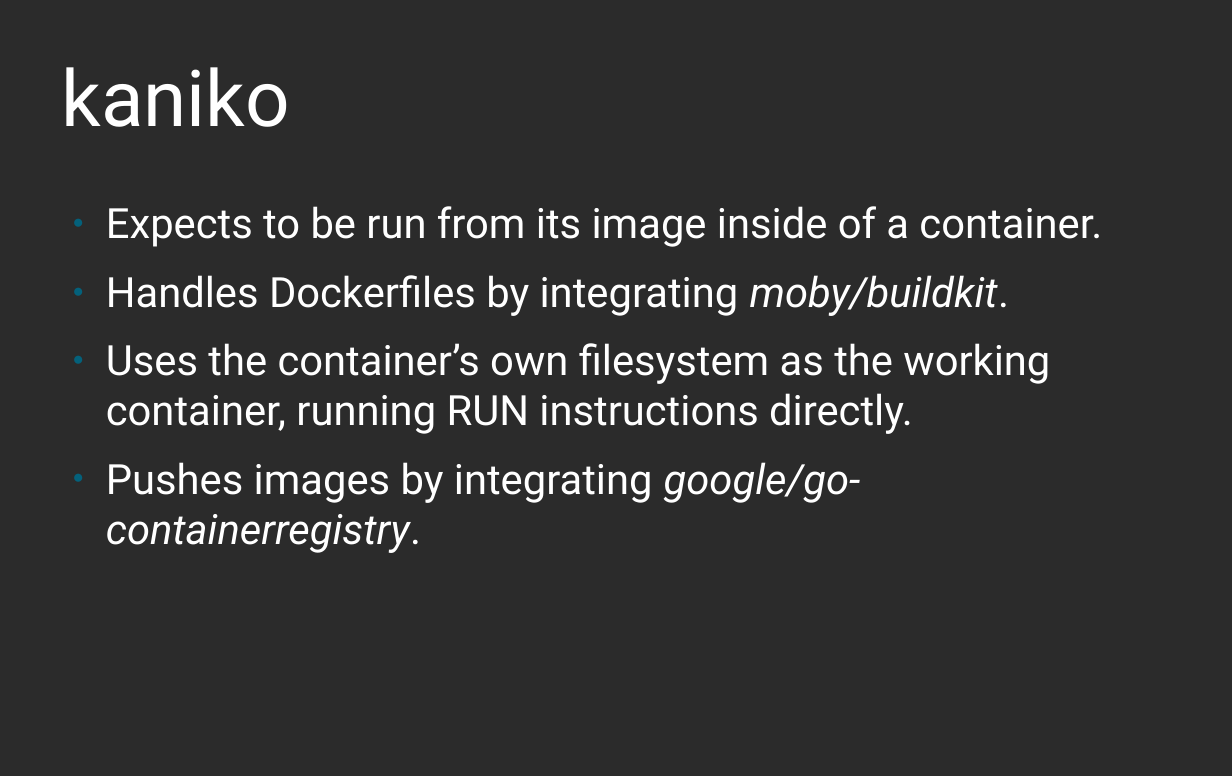
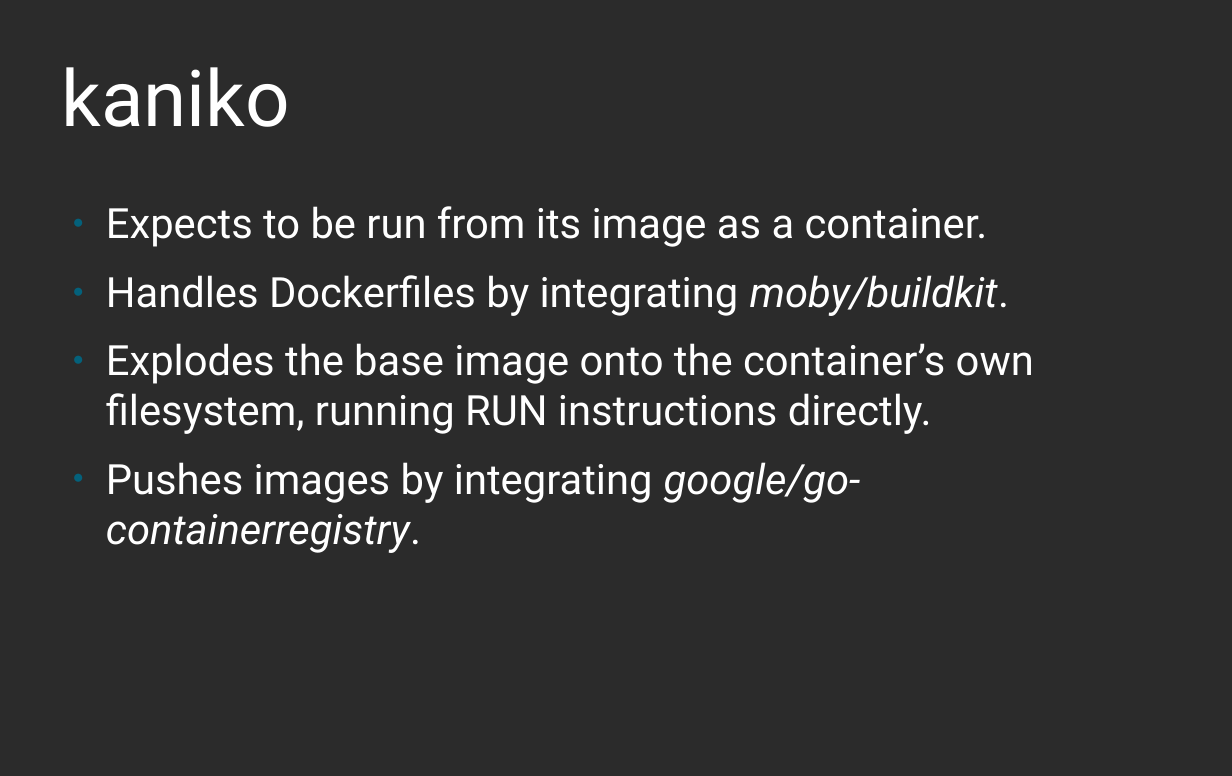
Before and after one commit to nalind/devconf.us-2018, a slide deck: slide 34 of images.odp (slide 32 before the commit). Drawn at 1232x776 pixels with LibreOffice and Linux fonts; fonts in the diff are those of the drawing; background and template pictures are left out; a plain dark background stands for a picture behind light text. Boxes give left, top, right and bottom in pixels: in the first picture for what was removed or moved away, otherwise in the second. Text is boxed around its words. In the diff, an @@ line names an element or a change of style, - is before the commit and + after.

```diff
--- a/images.odp
+++ b/images.odp
@@ text at <box>106,206,988,247</box>: text changed @@
-● Expects to be run from its image inside of a container.
+● Expects to be run from its image as a container.
@@ text at <box>106,343,1034,434</box>: text changed @@
-● Uses the container’s own filesystem as the working container, running RUN instructions directly.
+● Explodes the base image onto the container’s own filesystem, running RUN instructions directly.
```
Also in this commit, not shown: 5 other slides changed, 2 slides added.
